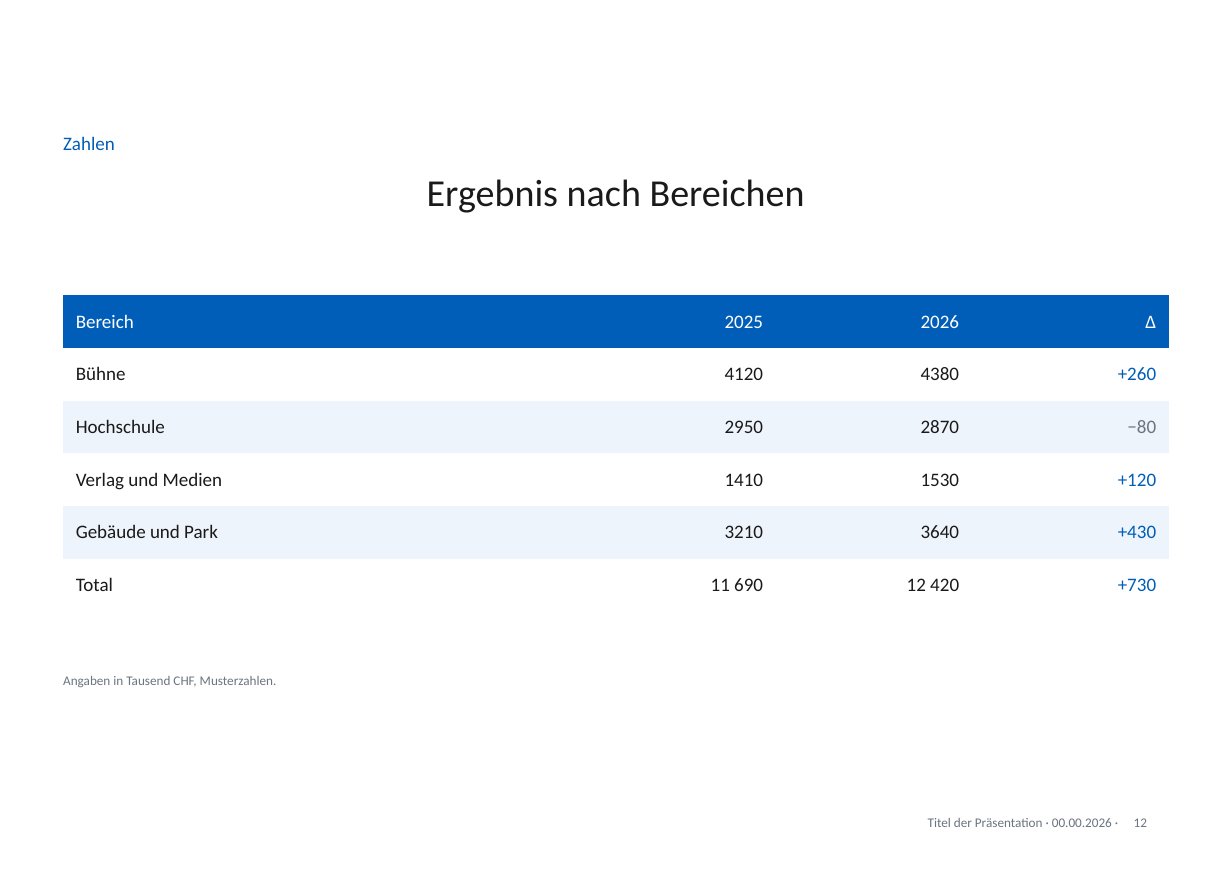
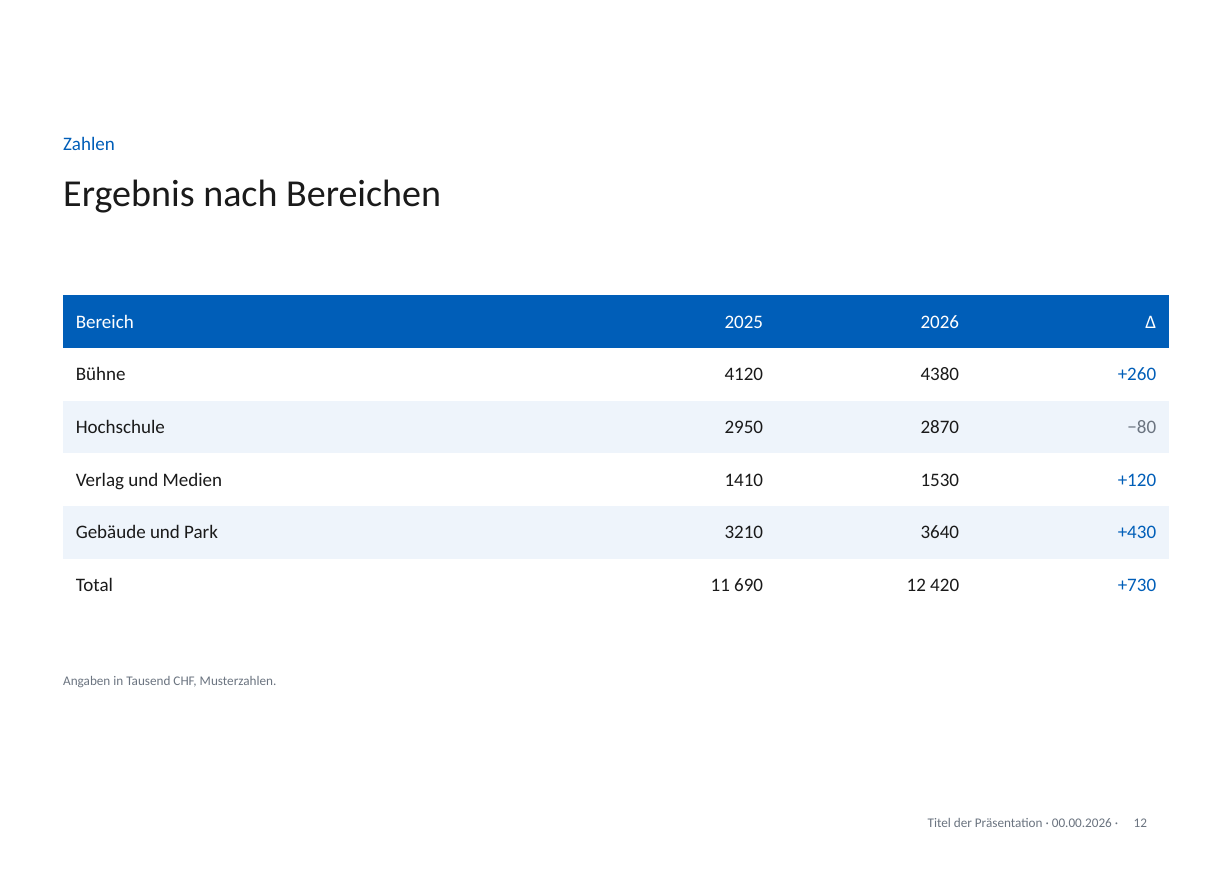
Before and after one commit to phtok/goeloggen, a slide deck: slide 12 of assets/templates/GoetheanumVorlageA4.pptx. Drawn at 1232x872 pixels with LibreOffice and Linux fonts; fonts in the diff are those of the drawing; background and template pictures are left out. Boxes give left, top, right and bottom in pixels: in the first picture for what was removed or moved away, otherwise in the second. Text is boxed around its words. In the diff, an @@ line names an element or a change of style, - is before the commit and + after.

```diff
--- a/assets/templates/GoetheanumVorlageA4.pptx
+++ b/assets/templates/GoetheanumVorlageA4.pptx
@@ title "Ergebnis nach Bereichen" at <box>63,179,441,213</box>: alignment centre to left @@
```
Also in this commit, not shown: 11 other slides changed, 1 other file.
